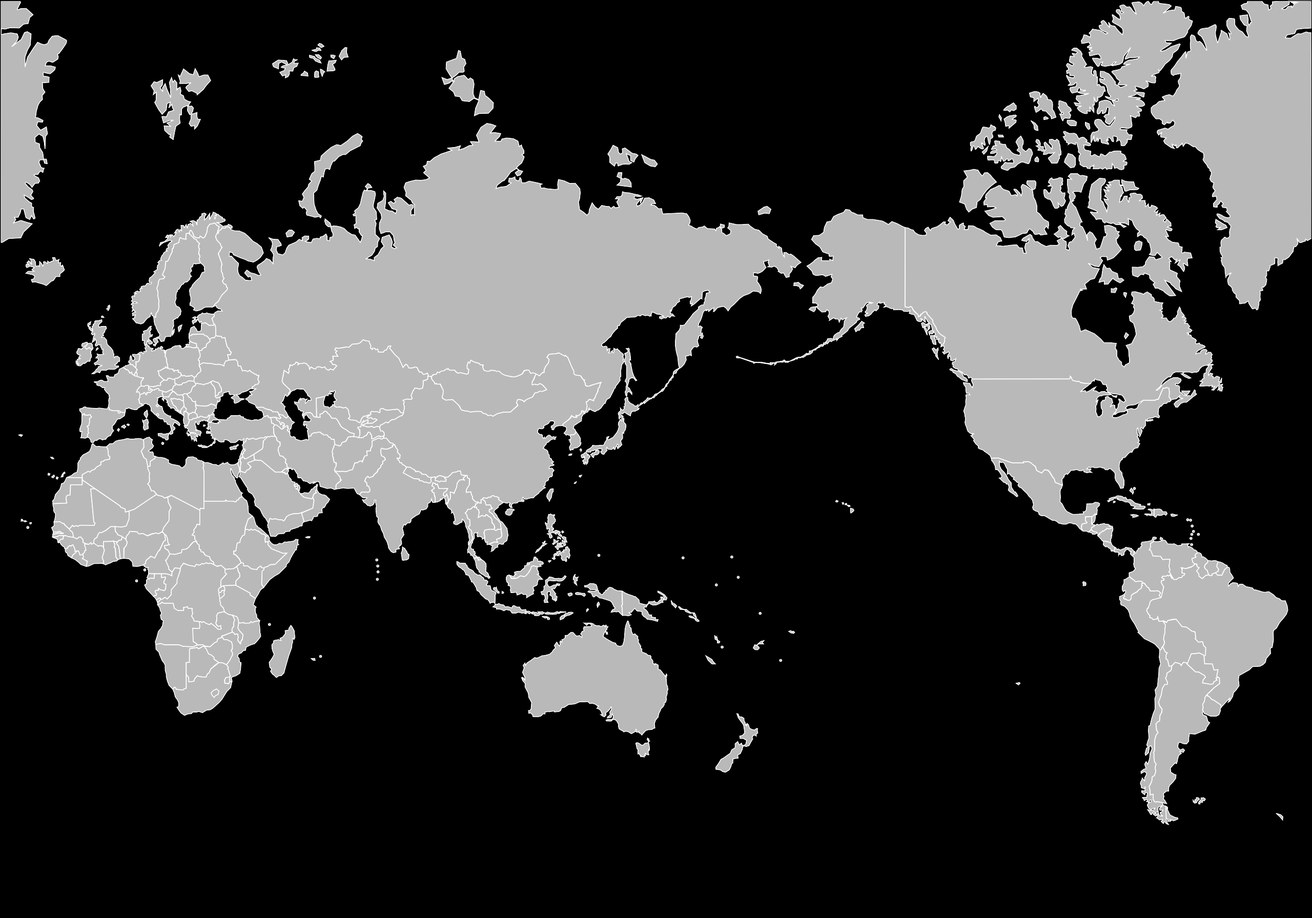
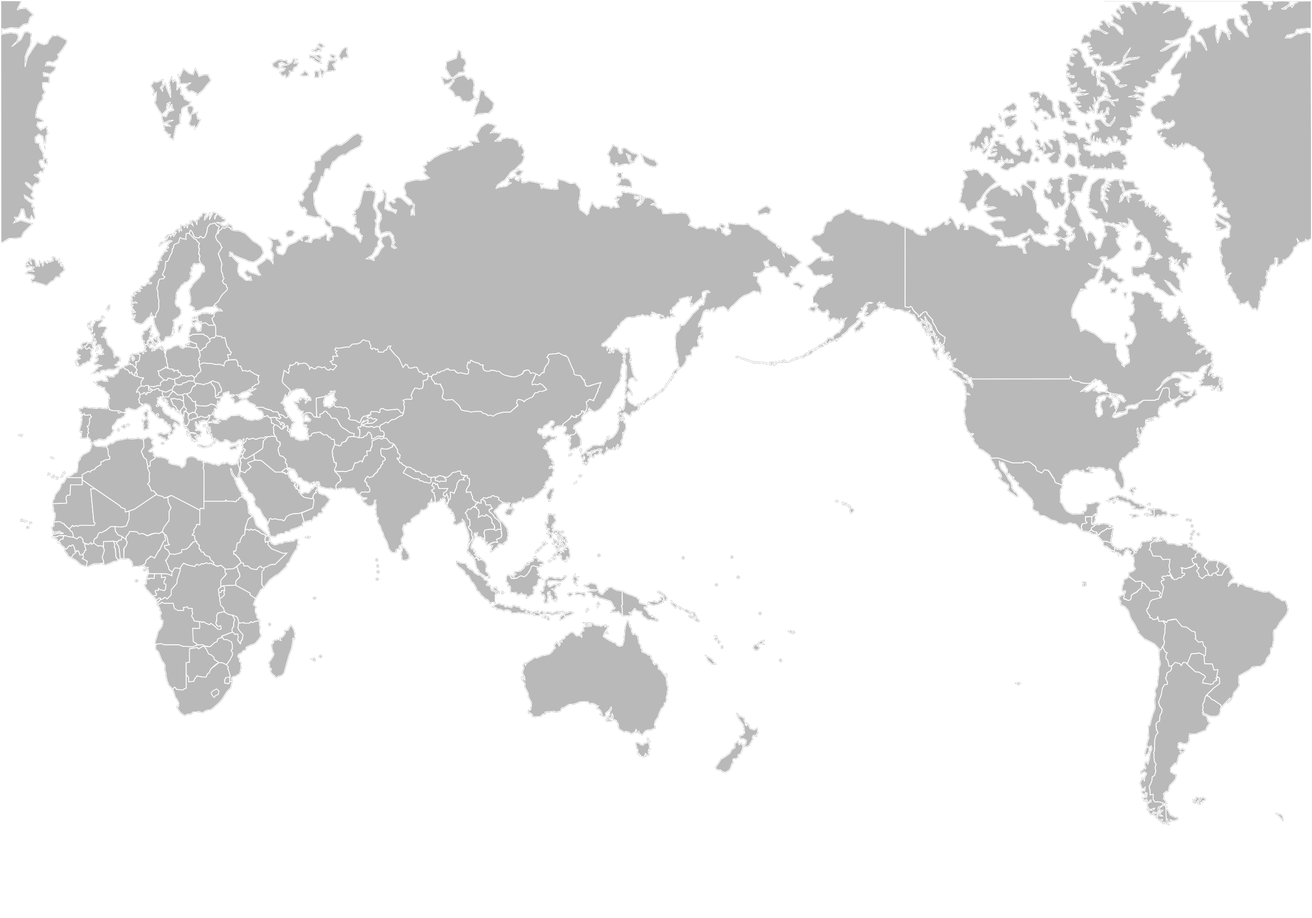
Before/after of a 1312px x 918px layered artwork. What changed in the layer stack:
painted on "레이어 3" over (0, 0, 1312, 918)
hid "레이어 1" over (0, 0, 1312, 918)
